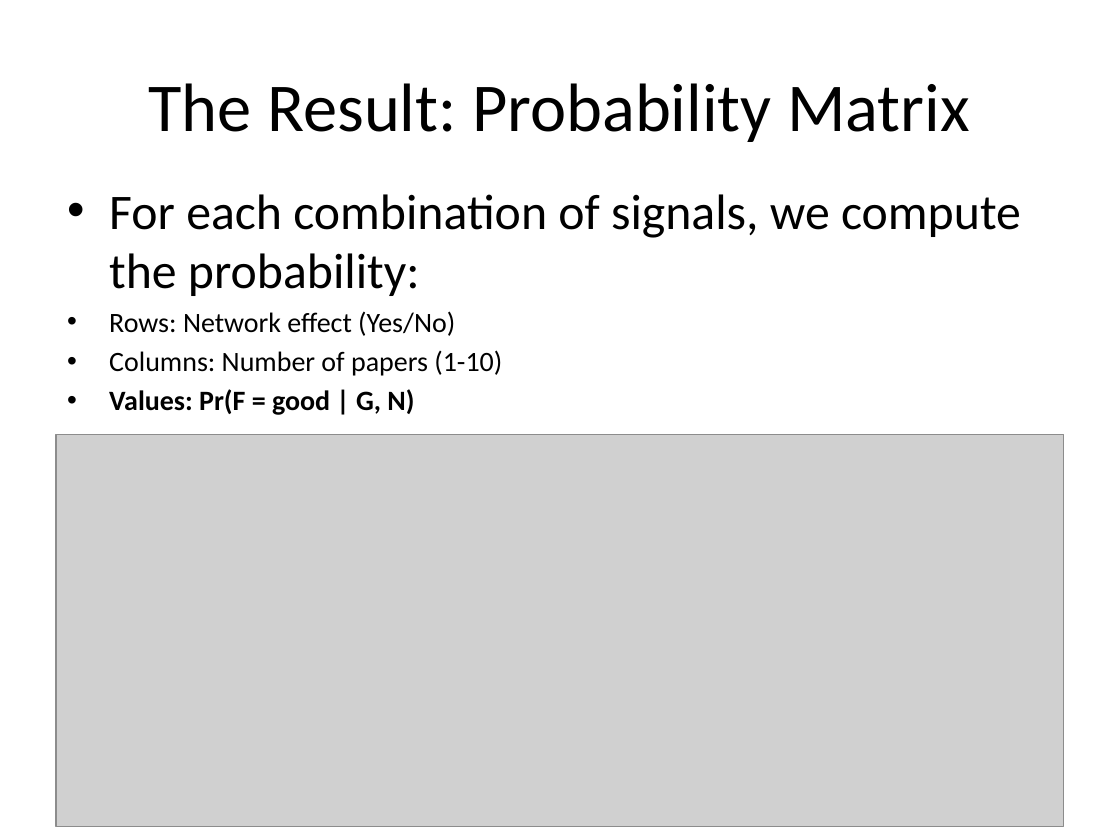
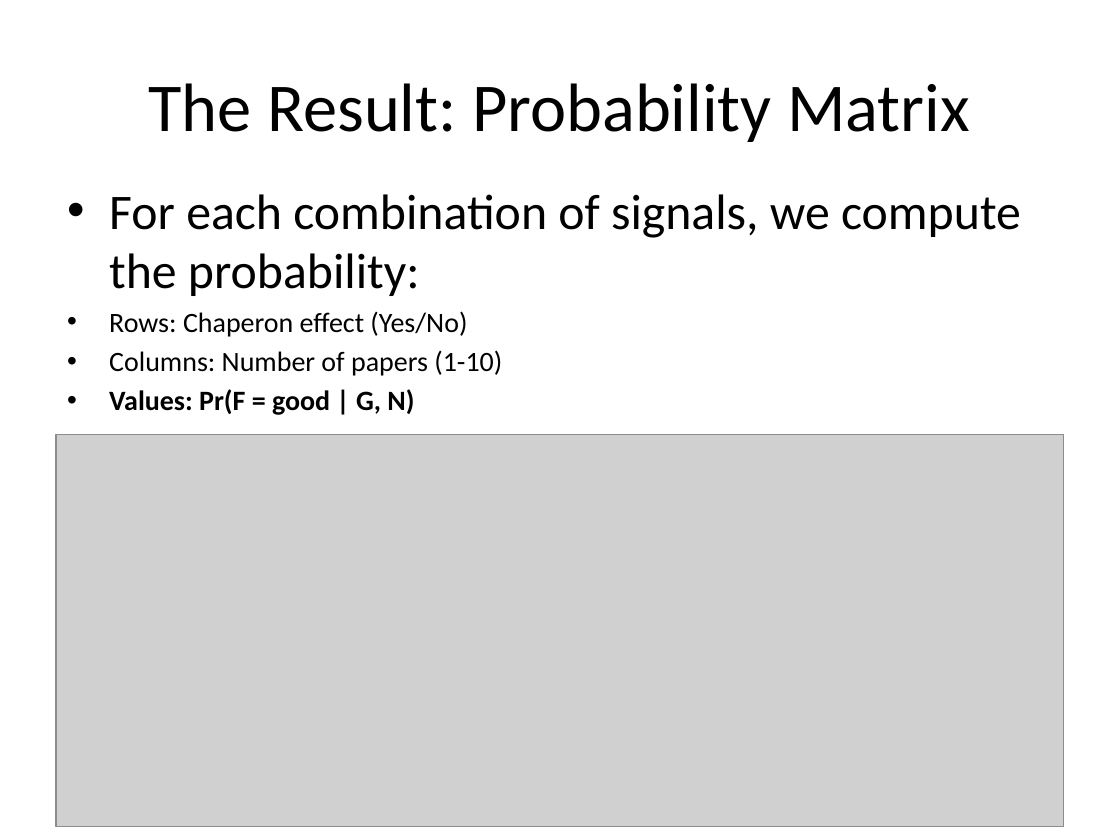
Before and after one commit to lisette-espin/NetworkEffectsGameTheory, a slide deck: slide 8 of pptx/Chaperon_Based_Hiring_Model.pptx. Drawn at 1120x840 pixels with LibreOffice and Linux fonts; fonts in the diff are those of the drawing; grey boxes stand for pictures. Boxes give left, top, right and bottom in pixels: in the first picture for what was removed or moved away, otherwise in the second. Text is boxed around its words. In the diff, an @@ line names an element or a change of style, - is before the commit and + after.

```diff
--- a/pptx/Chaperon_Based_Hiring_Model.pptx
+++ b/pptx/Chaperon_Based_Hiring_Model.pptx
@@ text at [109,311,467,337]: text changed @@
-• Rows: Network effect (Yes/No)
+• Rows: Chaperon effect (Yes/No)
```
Also in this commit, not shown: 3 other slides changed, 4 slides added, 14 other files.
